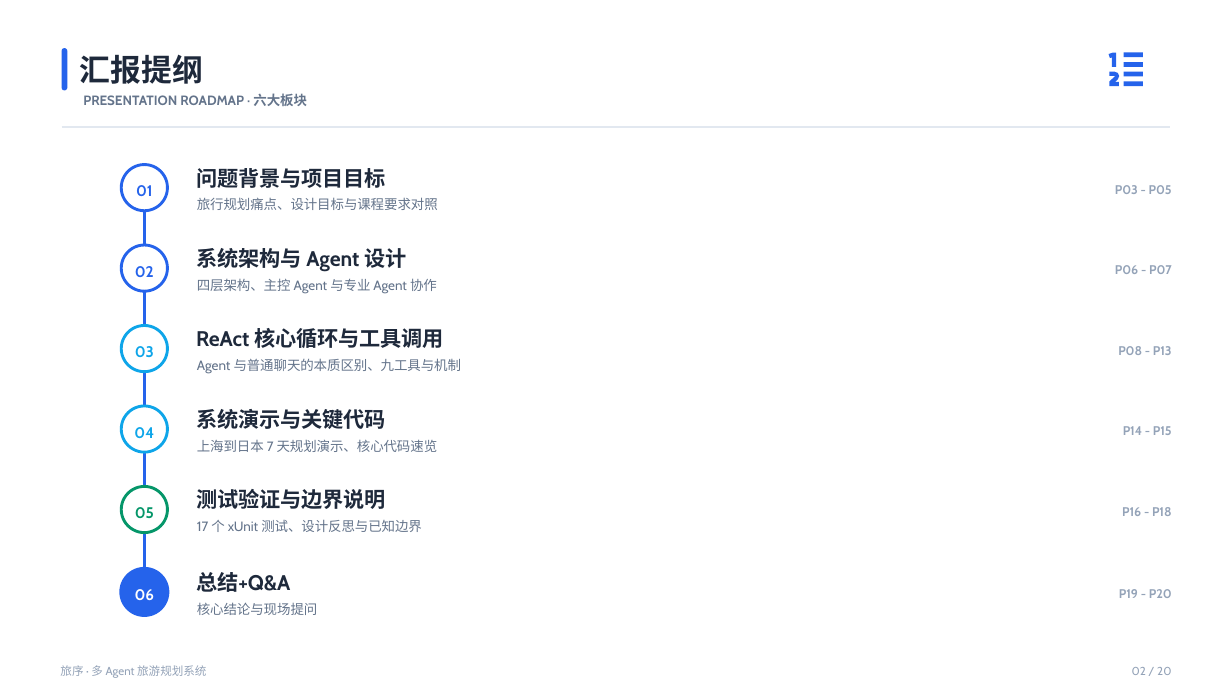
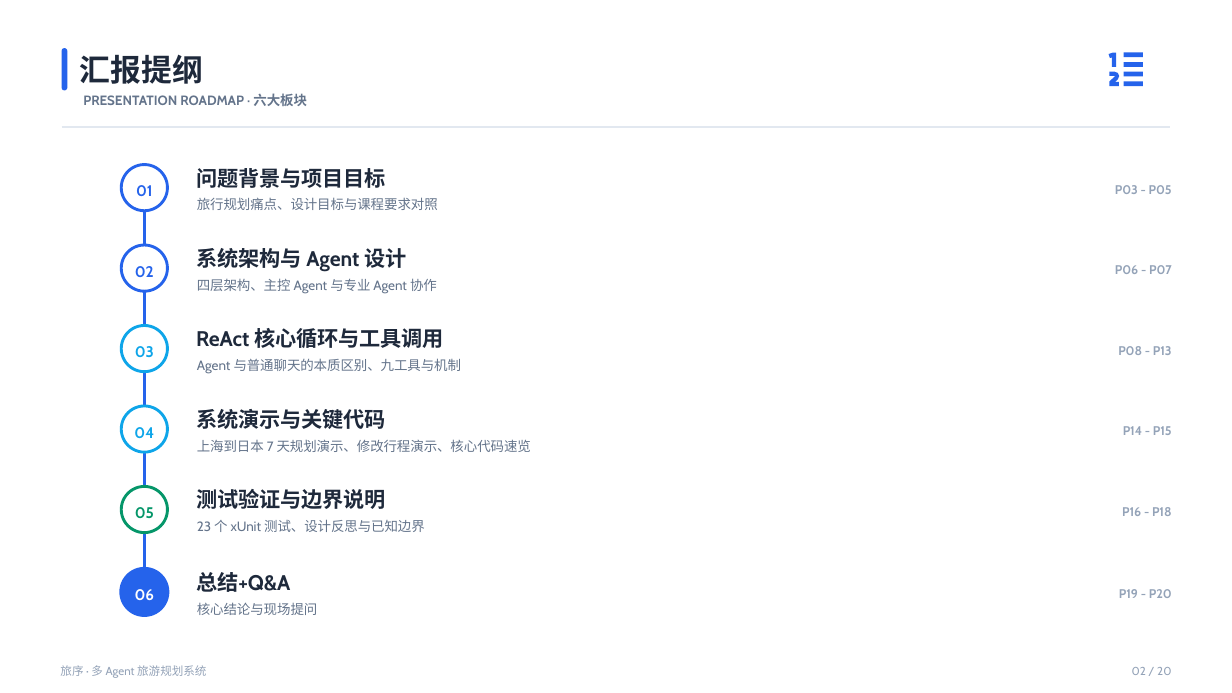
Before and after one commit to traveler703/DotNetAgentDev, a slide deck: slide 2 of docs/答辩演示.pptx. Drawn at 1232x693 pixels with LibreOffice and Linux fonts; fonts in the diff are those of the drawing. Boxes give left, top, right and bottom in pixels: in the first picture for what was removed or moved away, otherwise in the second. Text is boxed around its words. In the diff, an @@ line names an element or a change of style, - is before the commit and + after.

```diff
--- a/docs/答辩演示.pptx
+++ b/docs/答辩演示.pptx
@@ text at <box>197,439,531,452</box>: text changed @@
-上海到日本 7 天规划演示、核心代码速览
+上海到日本 7 天规划演示、修改行程演示、核心代码速览
@@ text at <box>197,519,425,532</box>: text changed @@
-17 个 xUnit 测试、设计反思与已知边界
+23 个 xUnit 测试、设计反思与已知边界
```
Also in this commit, not shown: 11 other slides changed.
